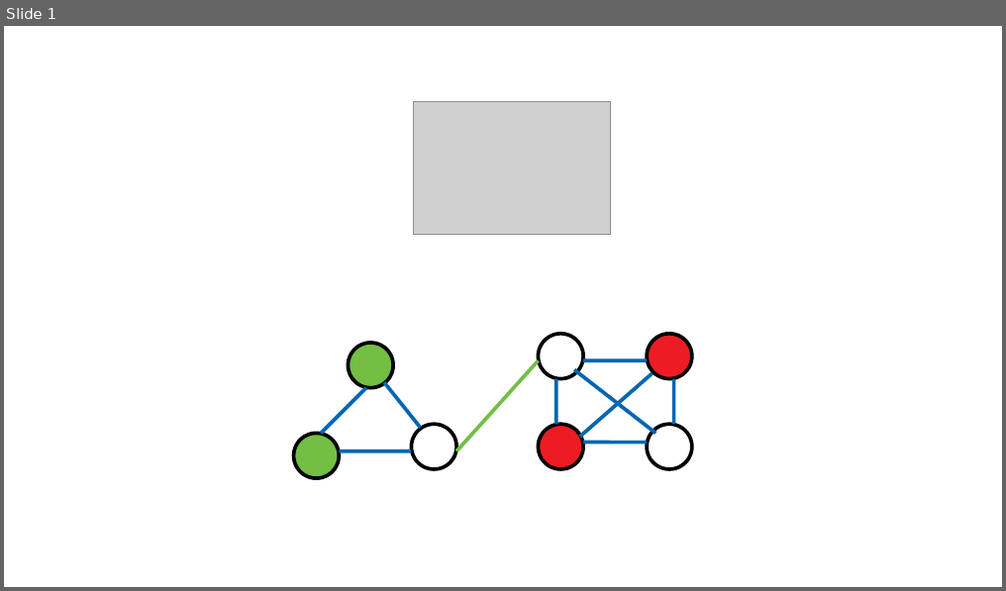
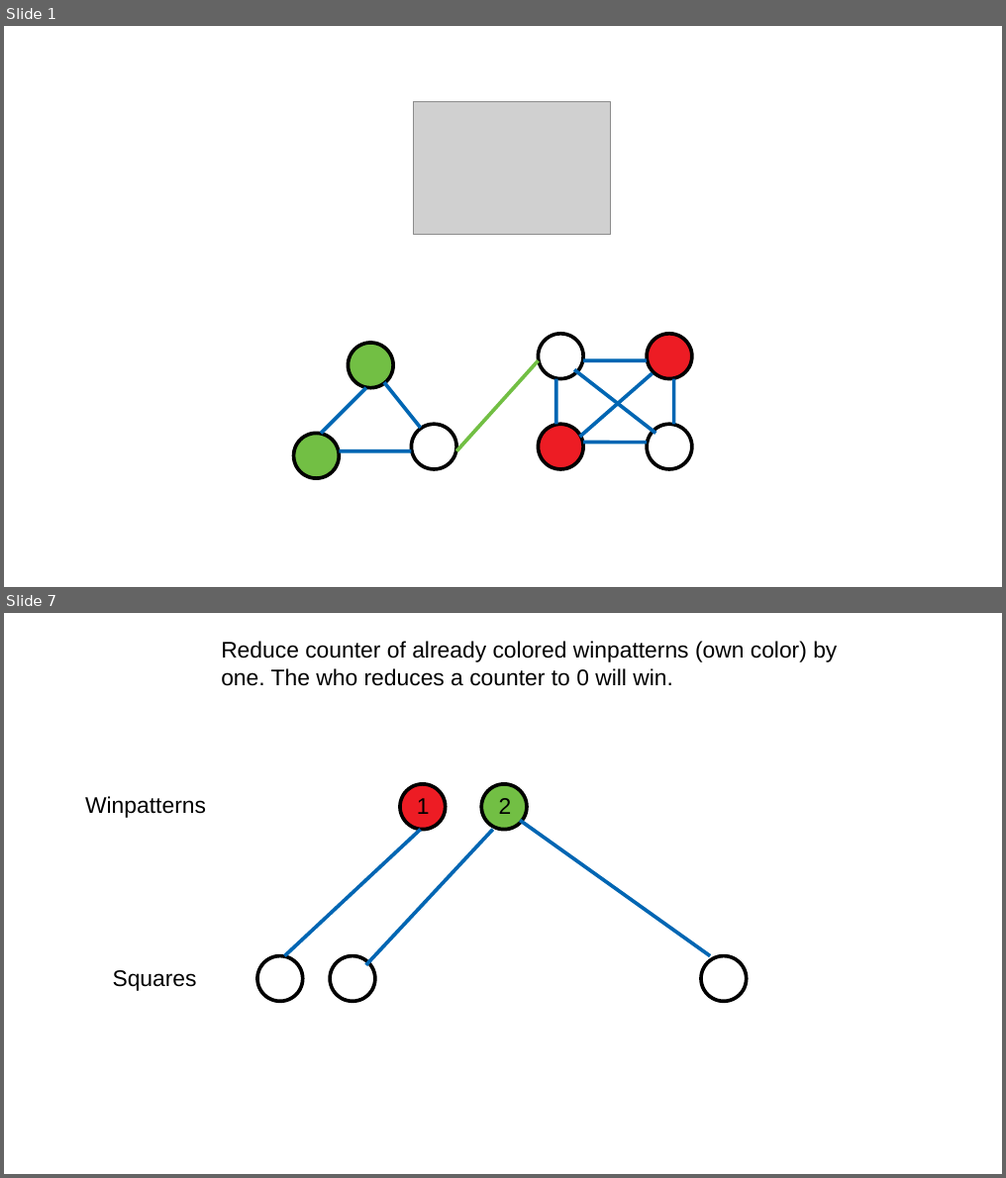
Before and after one commit to yannikkellerde/GABOR, a slide deck: other_stuff/graph.odp. Shown one above the other, each under a label of ours: slide 1 before the commit, slides 1 and 7 after it; the slides between them are not shown. The pictures are 1006x591 and 1006x1178 pixels, drawn with LibreOffice and Linux fonts; fonts in the diff are those of the drawing; grey boxes stand for pictures. Boxes give left, top, right and bottom in pixels: in the first picture for what was removed or moved away, otherwise in the second. Text is boxed around its words. In the diff, an @@ line names an element or a change of style, - is before the commit and + after.

```diff
--- a/other_stuff/graph.odp
+++ b/other_stuff/graph.odp
@@ slide 7 added at box(4, 613, 1002, 1174), background #FFFFFF @@
@@ text added at box(221, 641, 837, 686), 18 pt, text #000000 @@
+Reduce counter of already colored winpatterns (own color) by one. The who reduces a counter to 0 will win.
@@ ellipse added at box(400, 784, 445, 830), fill #ED1C24, outline #000000 2.89 pt @@
@@ ellipse added at box(481, 784, 527, 830), fill #72BF44, outline #000000 2.89 pt @@
@@ text added at box(85, 796, 206, 818), 18 pt, text #000000 @@
+Winpatterns
@@ text added at box(417, 798, 430, 814), 18 pt, text #000000 @@
+1
@@ text added at box(499, 798, 512, 814), 18 pt, text #000000 @@
+2
@@ line added from (520, 820) to (710, 957), #0066B3 2.89 pt @@
@@ line added from (421, 830) to (285, 957), #0066B3 2.89 pt @@
@@ line added from (493, 830) to (366, 965), #0066B3 2.89 pt @@
@@ ellipse added at box(257, 957, 303, 1001), outline #000000 2.89 pt @@
@@ ellipse added at box(330, 957, 375, 1001), outline #000000 2.89 pt @@
@@ ellipse added at box(701, 957, 746, 1001), outline #000000 2.89 pt @@
@@ text added at box(113, 970, 197, 991), 18 pt, text #000000 @@
+Squares
```
Also in this commit, not shown: 5 other slides added, 9 other files.
